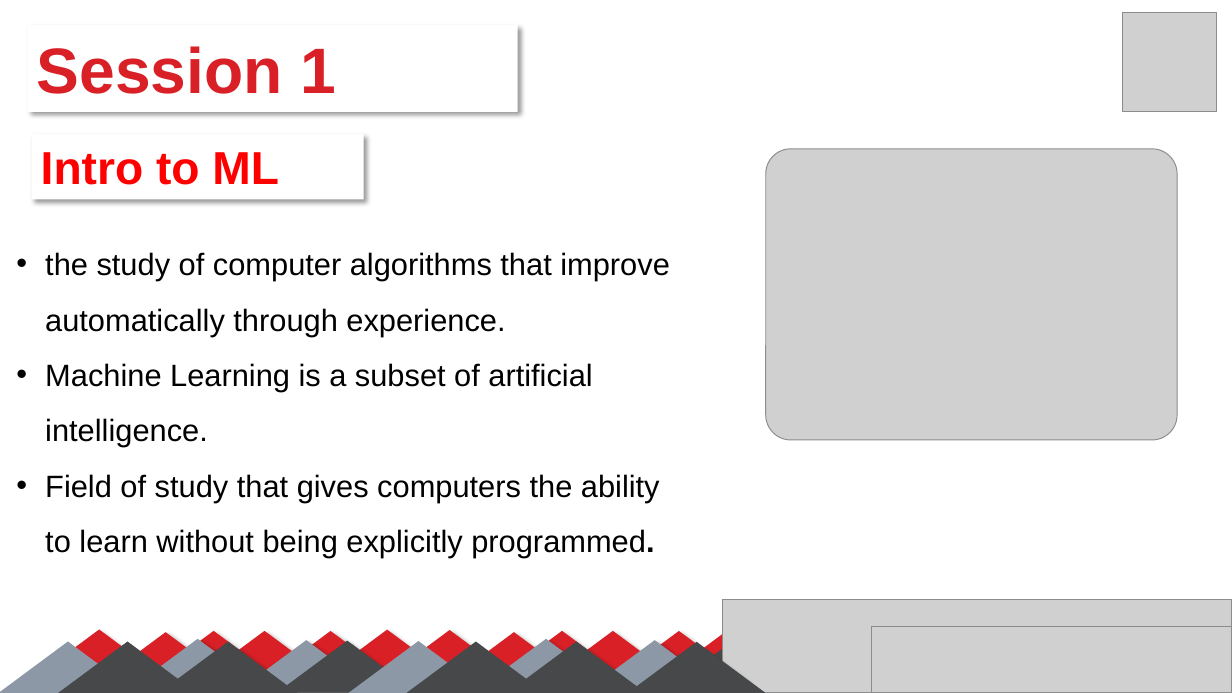
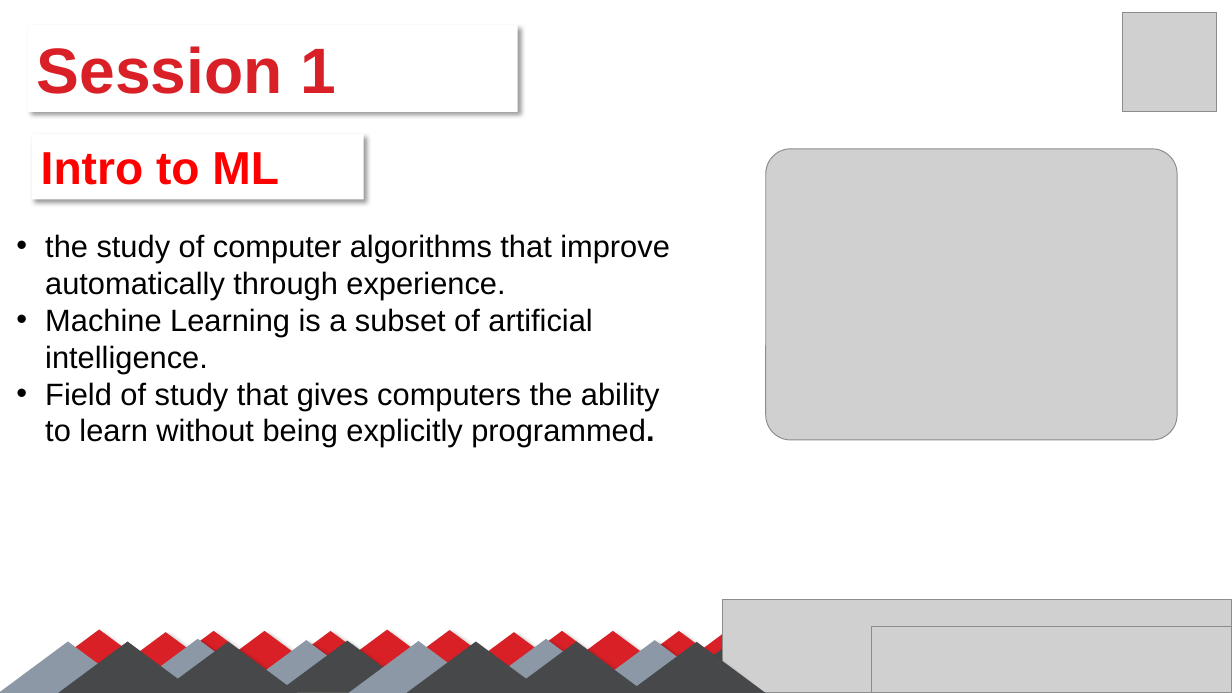
Before and after one commit to SalmaGira/machine-learning-workshop-Kvector, a slide deck: slide 3 of Sessions/Session 1/Session_01.pptx. Drawn at 1232x693 pixels with LibreOffice and Linux fonts; fonts in the diff are those of the drawing; grey boxes stand for pictures. Boxes give left, top, right and bottom in pixels: in the first picture for what was removed or moved away, otherwise in the second. Text is boxed around its words. In the diff, an @@ line names an element or a change of style, - is before the commit and + after.

```diff
--- a/Sessions/Session 1/Session_01.pptx
+++ b/Sessions/Session 1/Session_01.pptx
@@ text "the study of computer algorithms ..." at [45,234,670,447]: line spacing 1.5 to 1 @@
```
Also in this commit, not shown: 10 other slides changed.
